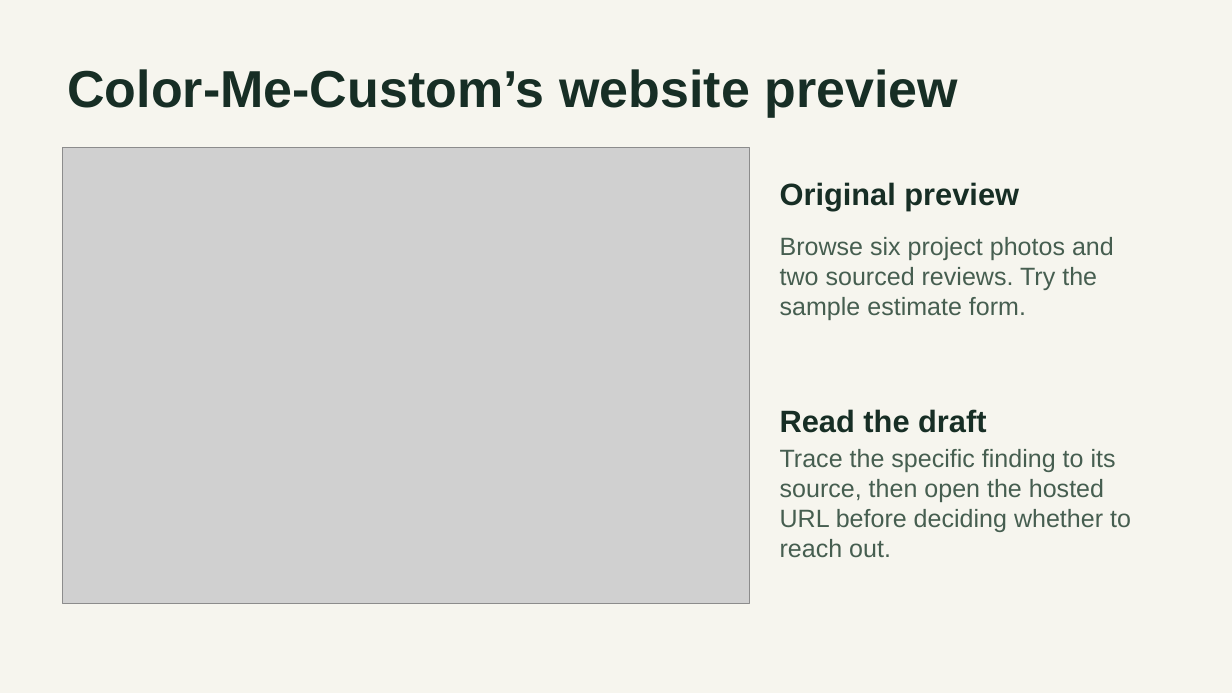
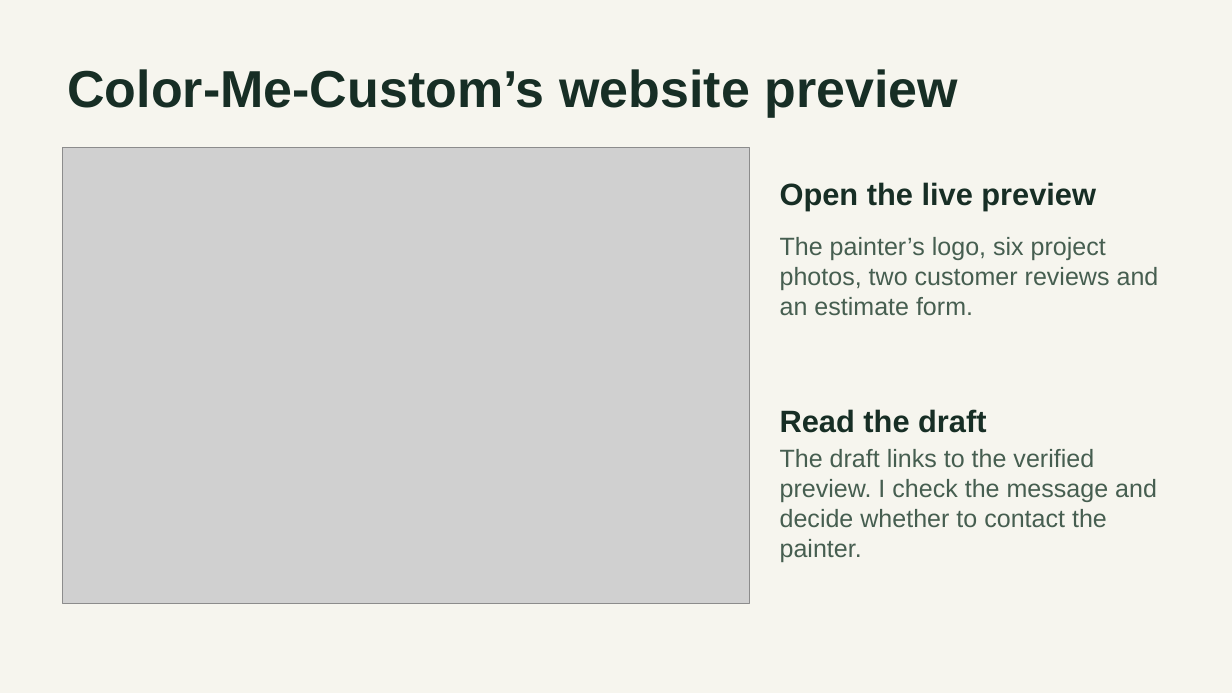
Before and after one commit to Abraham21/sitescout-capstone, a slide deck: slide 6 of submission/SiteScout Presentation.pptx. Drawn at 1232x693 pixels with LibreOffice and Linux fonts; fonts in the diff are those of the drawing; grey boxes stand for pictures. Boxes give left, top, right and bottom in pixels: in the first picture for what was removed or moved away, otherwise in the second. Text is boxed around its words. In the diff, an @@ line names an element or a change of style, - is before the commit and + after.

Commit message:
Explain the freelance workflow and show the verified Color-Me-Custom preview

```diff
--- a/submission/SiteScout Presentation.pptx
+++ b/submission/SiteScout Presentation.pptx
@@ text at bbox=[780, 182, 1096, 210]: text changed @@
-Original preview
+Open the live preview
@@ text at bbox=[780, 237, 1159, 316]: text changed @@
-Browse six project photos and two sourced reviews. Try the sample estimate form.
+The painter’s logo, six project photos, two customer reviews and an estimate form.
@@ text at bbox=[780, 449, 1157, 562]: text changed @@
-Trace the specific finding to its source, then open the hosted URL before deciding whether to reach out.
+The draft links to the verified preview. I check the message and decide whether to contact the painter.
```
Also in this commit, not shown: 5 other slides changed, 5 other files.
